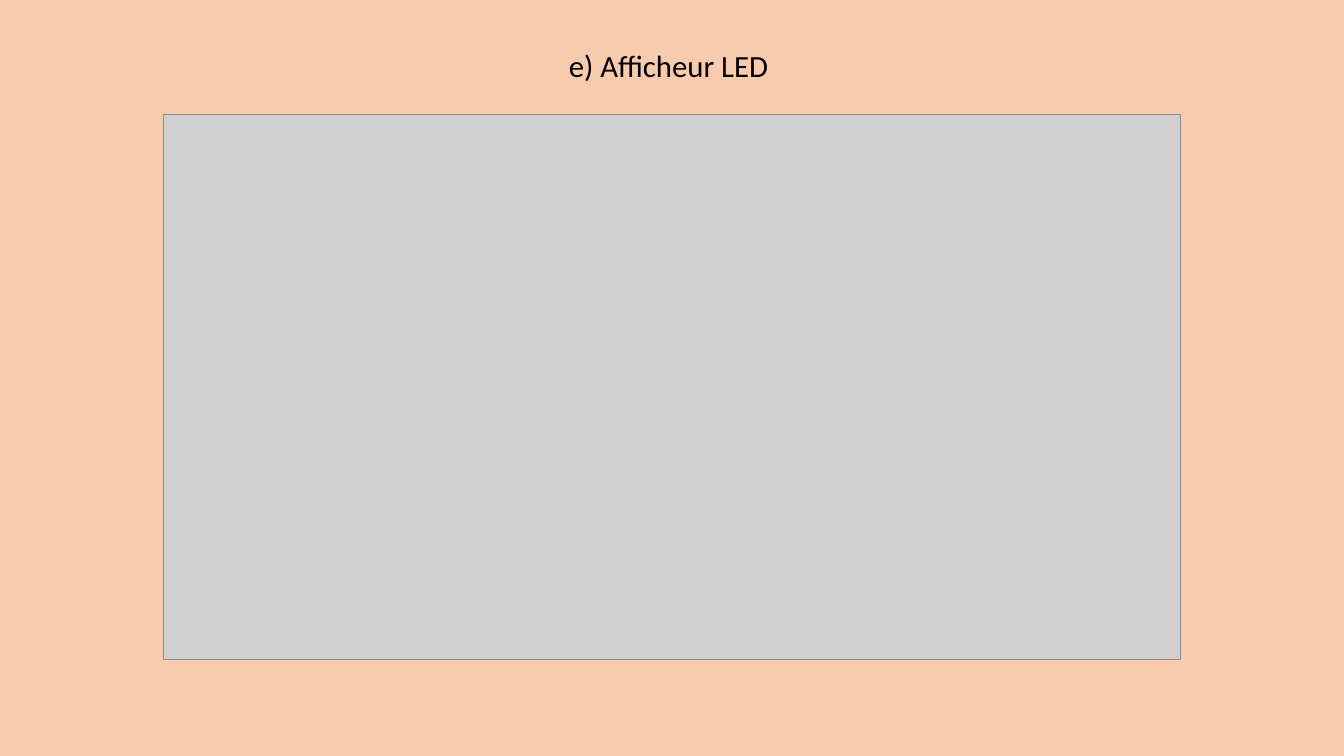
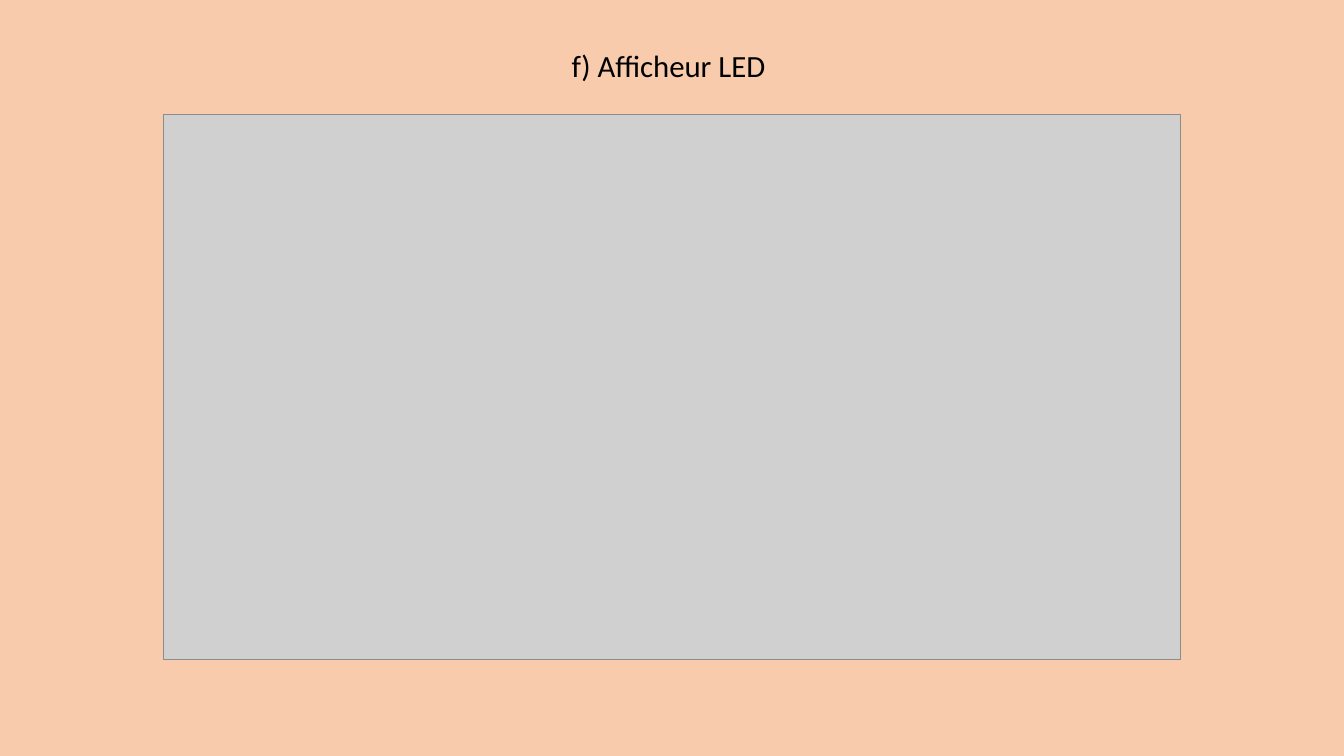
Before and after one commit to Maja2308/Projet_Cross, a slide deck: slide 26 of Diagrammes Communs/Presentation_Revue0.pptx (slide 25 before the commit). Drawn at 1344x756 pixels with LibreOffice and Linux fonts; fonts in the diff are those of the drawing; grey boxes stand for pictures. Boxes give left, top, right and bottom in pixels: in the first picture for what was removed or moved away, otherwise in the second. Text is boxed around its words. In the diff, an @@ line names an element or a change of style, - is before the commit and + after.

```diff
--- a/Diagrammes Communs/Presentation_Revue0.pptx
+++ b/Diagrammes Communs/Presentation_Revue0.pptx
@@ title at bbox=[572, 54, 765, 81]: text changed @@
-e) Afficheur LED
+f) Afficheur LED
```
Also in this commit, not shown: 3 other slides changed, 2 slides added, 1 slide removed, 1 other file.
